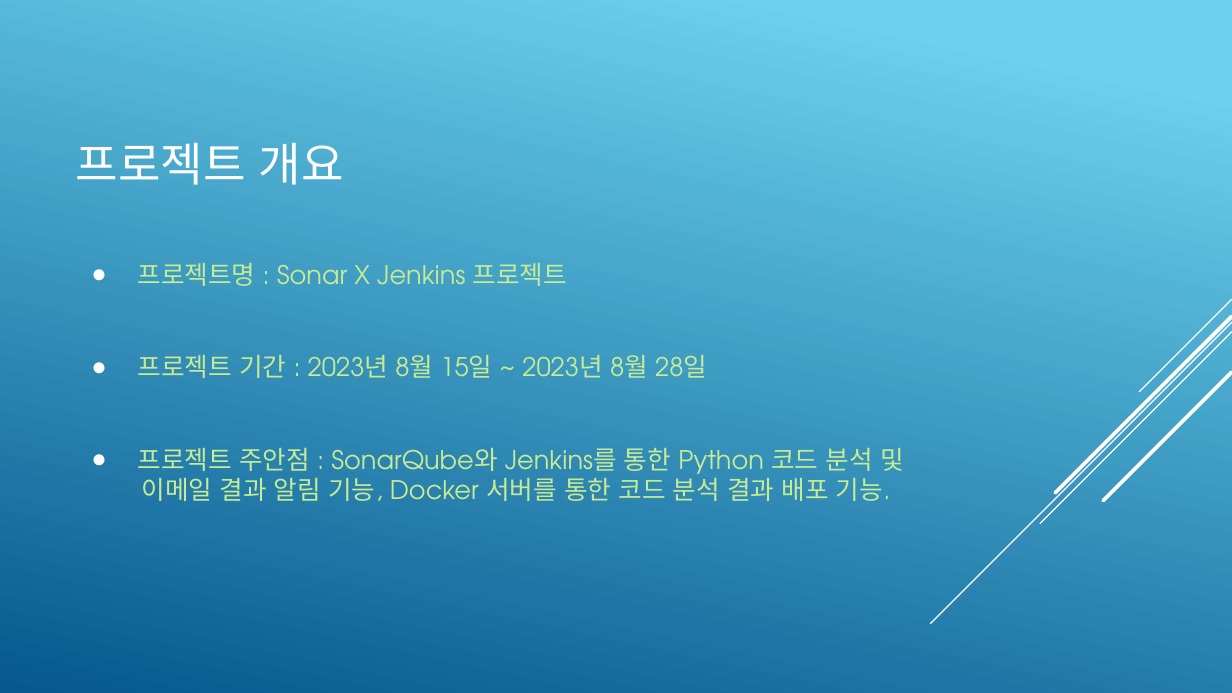
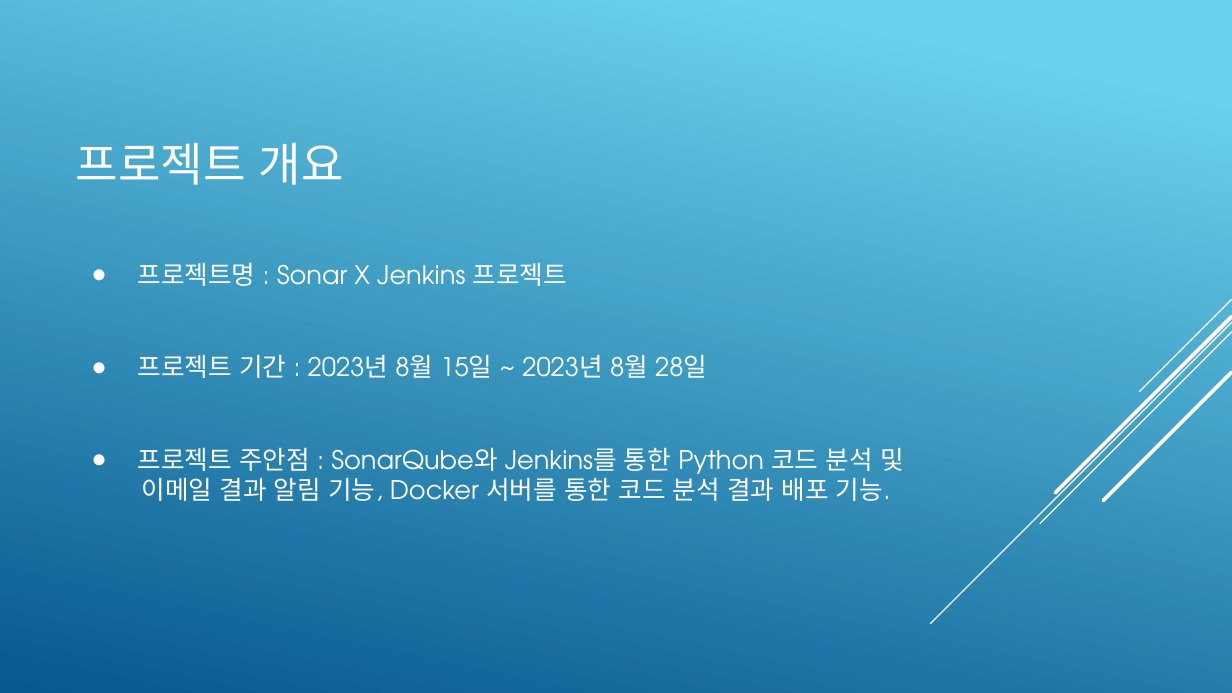
Before and after one commit to KimJeongHoon190/First_Project, a slide deck: slide 3 of 제출자료/최종 발표 프레젠테이션(김정훈).pptx. Drawn at 1232x693 pixels with LibreOffice and Linux fonts; fonts in the diff are those of the drawing. Boxes give left, top, right and bottom in pixels: in the first picture for what was removed or moved away, otherwise in the second. Text is boxed around its words. In the diff, an @@ line names an element or a change of style, - is before the commit and + after.

```diff
--- a/제출자료/최종 발표 프레젠테이션(김정훈).pptx
+++ b/제출자료/최종 발표 프레젠테이션(김정훈).pptx
@@ text "프로젝트명 : Sonar X Jenkins ..." at (138,262,904,501): text colour #C7EA94 to #FFFFFF @@
```
Also in this commit, not shown: 3 other slides changed, 2 other files.
